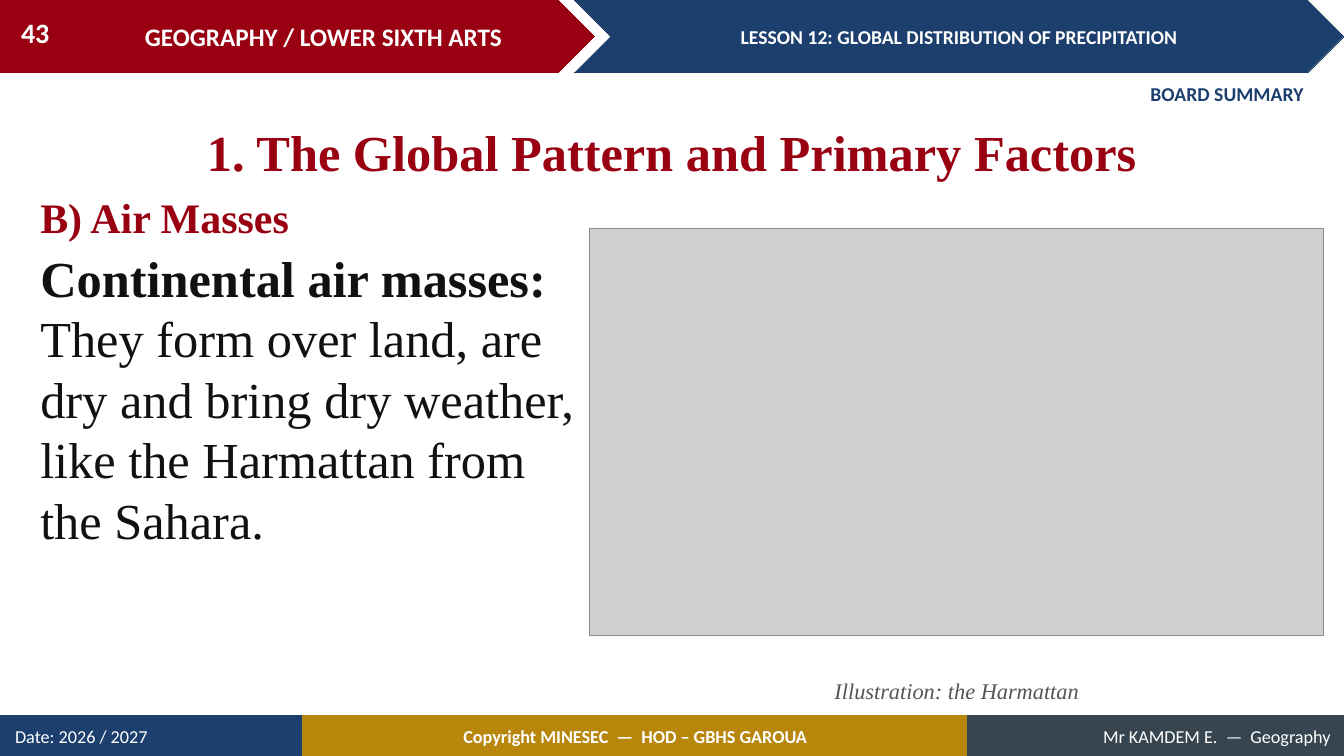
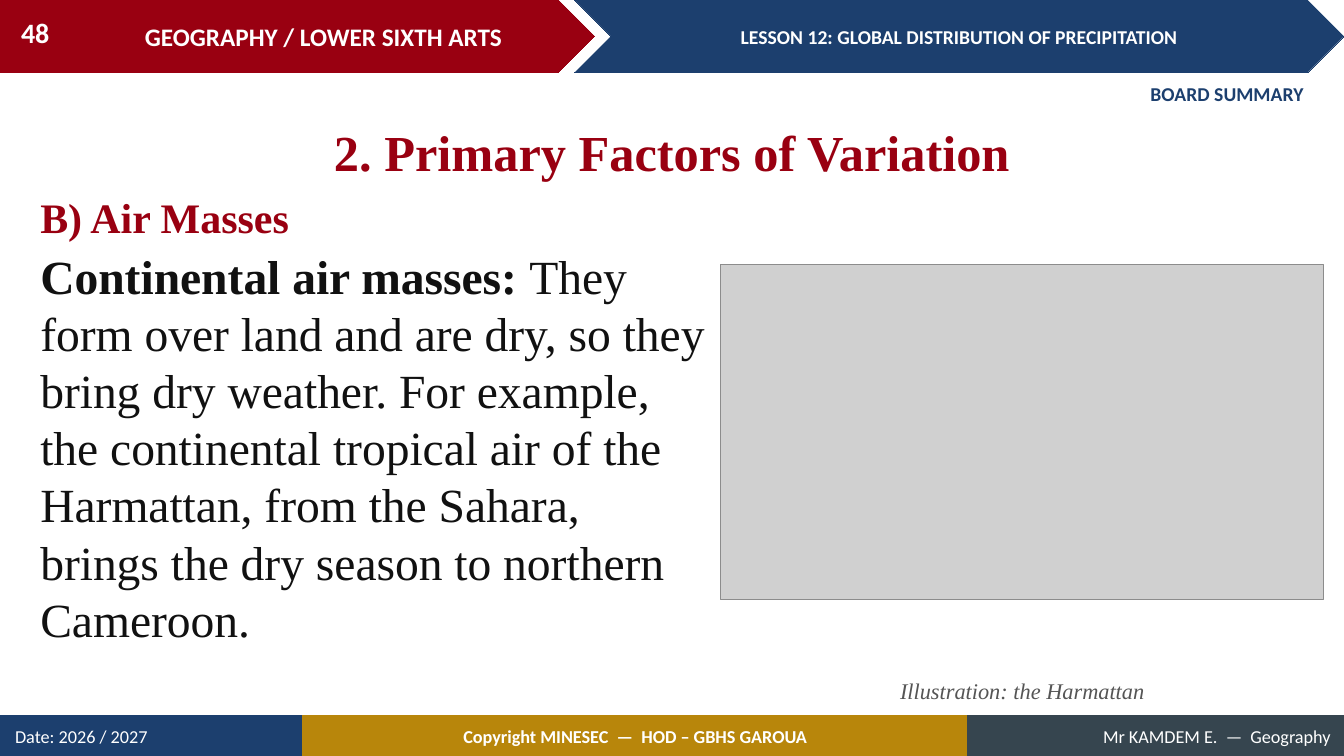
Before and after one commit to Berthautk/linea-github, a slide deck: slide 48 of lecons/LSA/Meteorology/12_LSA_MET_L12_Global_Distribution_of_Precipitation.pptx (slide 43 before the commit). Drawn at 1344x756 pixels with LibreOffice and Linux fonts; fonts in the diff are those of the drawing; grey boxes stand for pictures. Boxes give left, top, right and bottom in pixels: in the first picture for what was removed or moved away, otherwise in the second. Text is boxed around its words. In the diff, an @@ line names an element or a change of style, - is before the commit and + after.

```diff
--- a/lecons/LSA/Meteorology/12_LSA_MET_L12_Global_Distribution_of_Precipitation.pptx
+++ b/lecons/LSA/Meteorology/12_LSA_MET_L12_Global_Distribution_of_Precipitation.pptx
@@ page number at box(21, 23, 49, 44): text changed @@
-43
+48
@@ text at box(334, 135, 1009, 181): text changed @@
-1. The Global Pattern and Primary Factors
+2. Primary Factors of Variation
@@ text at box(40, 261, 705, 638): text changed; size 36 to 34 pt @@
-Continental air masses: They form over land, are dry and bring dry weather, like the Harmattan from the Sahara.
+Continental air masses: They form over land and are dry, so they bring dry weather. For example, the continental tropical air of the Harmattan, from the Sahara, brings the dry season to northern Cameroon.
@@ picture: place and size @@
-picture at box(590, 229, 1324, 636)
+picture at box(721, 265, 1324, 600)
@@ text "Illustration: the Harmattan": place and size @@
-text "Illustration: the Harmattan" at box(834, 683, 1079, 700)
+text "Illustration: the Harmattan" at box(900, 683, 1144, 699)
```
Also in this commit, not shown: 8 other slides changed, 11 slides added, 3 slides removed, 21 other files.
